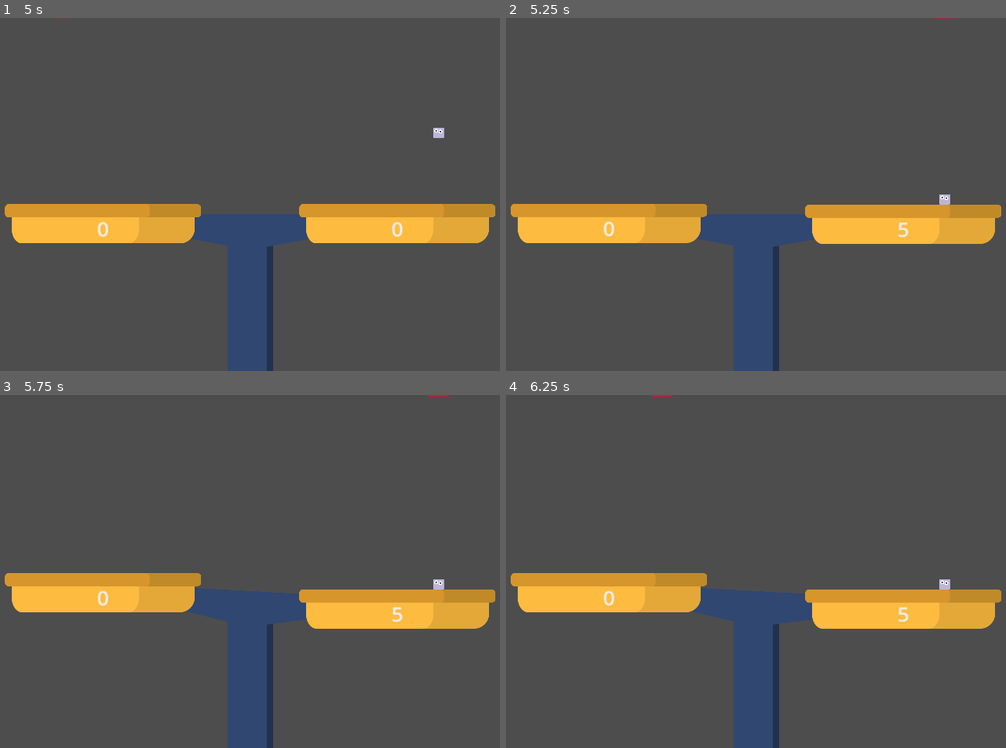
Above: before the commit, frames 1-4 (two rows, left to right).
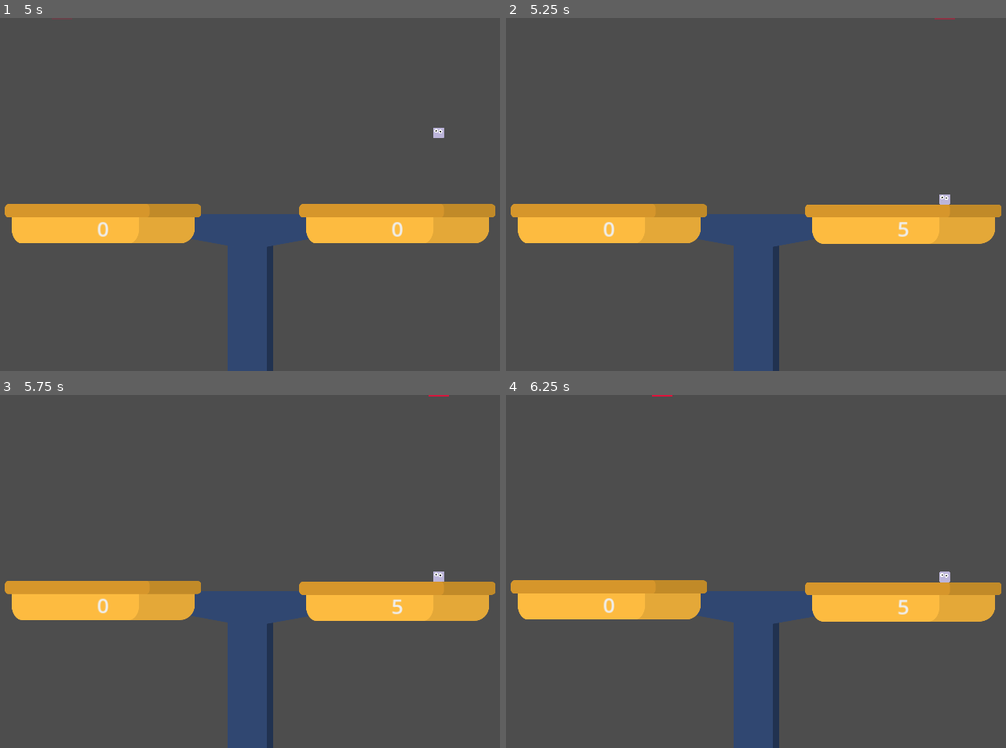
Above: after the commit, the same moments.

Repository: njamster/gmtk_jam_2024
Game: Godot game, scene res://screens/game.tscn
Two runs of this game, one before a commit and one after it. Both use one fixed random seed, a clock stepped at 60 frames per second and the inputs below.
Inputs (mouse positions are in pixels of both pictures, inside the frame that each line leads up to):
- Up to frame 1 (5 s): tap Enter at 0.5, 2, 3.5 s; move the mouse to (390, 176) at 0.52 s; tap Space at 1.25, 2.75, 4.25 s; move the mouse to (125, 212) at 1.27 s; move the mouse to (315, 116) at 2.02 s; move the mouse to (220, 265) at 2.77 s; move the mouse to (440, 247) at 3.52 s; move the mouse to (60, 141) at 4.27 s
- Up to frame 2 (5.25 s): move the mouse to (946, 138) at 5.02 s
- Up to frame 3 (5.75 s): no input
- Up to frame 4 (6.25 s): move the mouse to (661, 483) at 5.77 s

Frame 1 is identical in both runs. In frame 2, 0.2% of the frame differs, in the area x 0-100%, y 50-64%; in frame 3, 5.4%, in the area x 0-100%, y 50-67%; in frame 4, 5.0%.

Commit message:
Rework & simplify the scale behavior
- Whatever side is heavier will now (slowly!) move downwards without
  being limited to a certain threshold.
- The bigger the weight difference between both sides the faster the
  trays will move up and down.

Diff:
--- a/scale/scale.gd
+++ b/scale/scale.gd
@@ -1,38 +1,30 @@
 extends Node2D
 
 
-const MAX_HEIGHT := 500  # pixels
-const DEFAULT_WEIGHT := 20.0  # kilogram
-const MOVE_SPEED := 60.0  # pixels per second
+const REBALANCE_SPEED := 60.0  # pixels per second
 
-var total_weight_L := DEFAULT_WEIGHT
-var total_weight_R := DEFAULT_WEIGHT
+var total_weight_L := 0
+var total_weight_R := 0
 
 
 func _physics_process(delta: float) -> void:
+	# step 1: move the trays
 	if total_weight_L == total_weight_R:
 		# return to equilibrium
-		%LeftSide.position.y = move_toward(%LeftSide.position.y, 0, MOVE_SPEED * delta)
-		%RightSide.position.y = move_toward(%RightSide.position.y, 0, MOVE_SPEED * delta)
-	elif total_weight_L > total_weight_R:
-		# move left side up & right side down
-		var weight_ratio = total_weight_L / total_weight_R
-		var height = clamp((weight_ratio - 1.0) * 100, 0, MAX_HEIGHT)
-		var speed = weight_ratio * MOVE_SPEED * delta
-		%LeftSide.position.y = move_toward(%LeftSide.position.y, height, speed)
-		%RightSide.position.y = move_toward(%RightSide.position.y, -1 * height, speed)
-	elif total_weight_L < total_weight_R:
-		# move right side up & left side down
-		var weight_ratio = total_weight_R / total_weight_L
-		var height = clamp((weight_ratio - 1.0) * 100, 0, MAX_HEIGHT)
-		var speed = weight_ratio * MOVE_SPEED * delta
-		%LeftSide.position.y = move_toward(%LeftSide.position.y, -1 * height, speed)
-		%RightSide.position.y = move_toward(%RightSide.position.y, height, speed)
+		%LeftSide.position.y = move_toward(%LeftSide.position.y, 0, REBALANCE_SPEED * delta)
+		%RightSide.position.y = move_toward(%RightSide.position.y, 0, REBALANCE_SPEED * delta)
+	else:
+		var weight_difference := total_weight_L - total_weight_R
+		%LeftSide.position.y += 0.5 * weight_difference * delta
+		%RightSide.position.y -= 0.5 * weight_difference * delta
 
+	# step 2: rotate the connector
 	$Connector.rotation = $LeftSide.position.direction_to($RightSide.position).angle()
 
-	$LeftSide/Total.text = str(total_weight_L - DEFAULT_WEIGHT)
-	$RightSide/Total.text = str(total_weight_R - DEFAULT_WEIGHT)
+	# step 3: update the total weight display
+	$LeftSide/Total.text = str(total_weight_L)
+	$RightSide/Total.text = str(total_weight_R)
 
-	total_weight_L = DEFAULT_WEIGHT
-	total_weight_R = DEFAULT_WEIGHT
+	# step 4: reset the total weights (will be recalculated next frame)
+	total_weight_L = 0
+	total_weight_R = 0
